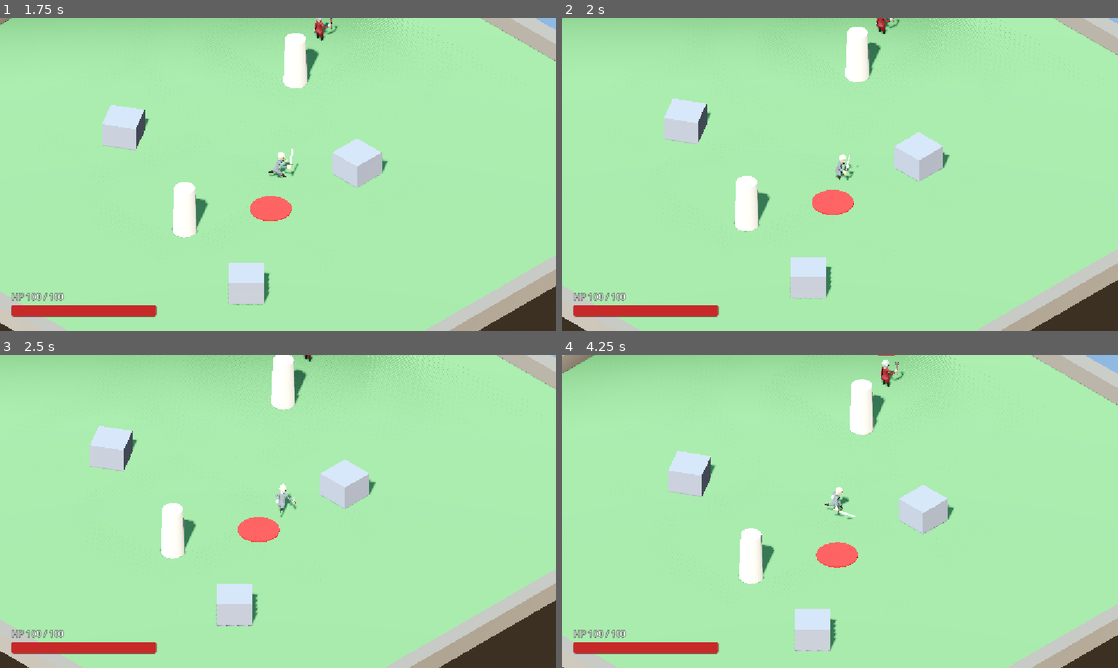
Above: before the commit, frames 1-4 (two rows, left to right).
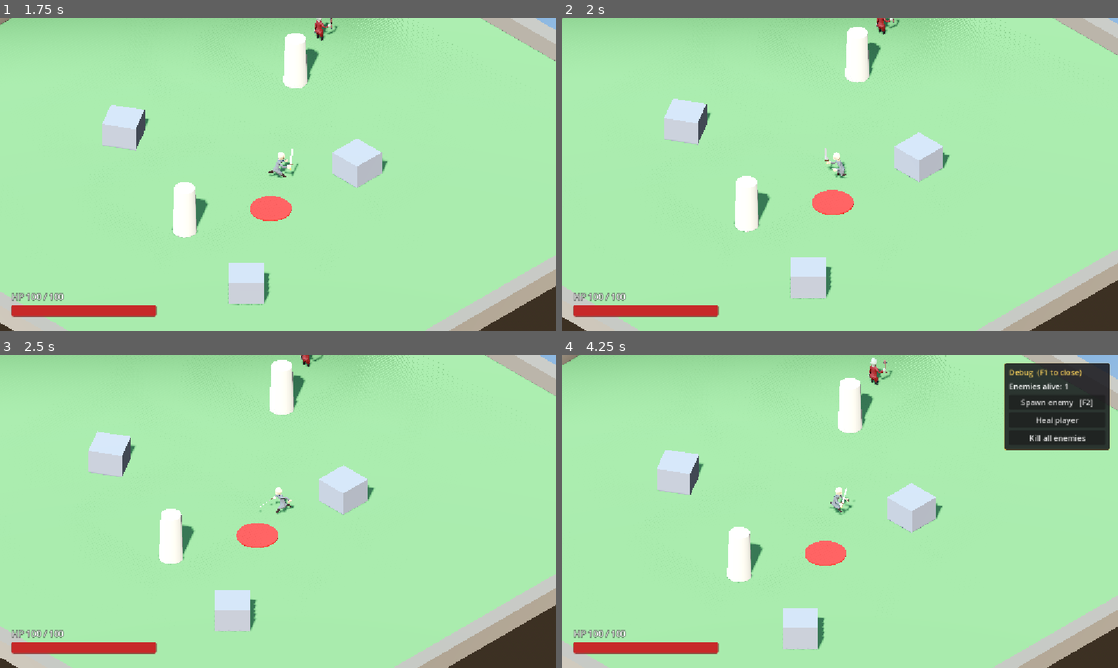
Above: after the commit, the same moments.

Repository: alexrlcz/AetherRPG
Game: Godot game, scene res://scenes/main/main.tscn
Same seed, same stepped clock (60 frames per second), same inputs: the game is played once before the commit and once after it.
Inputs (mouse positions are in pixels of both pictures, inside the frame that each line leads up to):
- Up to frame 1 (1.75 s): tap Enter at 0.5 s; move the mouse to (400, 158) at 0.52 s; press the mouse at (400, 158) at 0.53 s; hold D (move_right) 0.53-1.28 s; move the mouse to (166, 190) at 1.27 s; release the mouse at (166, 190) at 1.28 s; hold S (move_back) from 1.28 s (still down); right-click (166, 190) at 1.35 s; click (166, 190) at 1.55 s
- Up to frame 2 (2 s): keep holding S (move_back)
- Up to frame 3 (2.5 s): move the mouse to (333, 442) at 2.02 s; release S (move_back) at 2.03 s; press the mouse at (333, 442) at 2.03 s; hold D (move_right) from 2.03 s (still down)
- Up to frame 4 (4.25 s): move the mouse to (812, 574) at 2.77 s; release D (move_right) at 2.78 s; release the mouse at (812, 574) at 2.78 s; hold W (move_forward) 2.78-3.53 s; tap Mouse wheel up (zoom_in) at 2.85 s; click (812, 574) at 3.05 s; move the mouse to (1006, 558) at 3.52 s; hold A (move_left) from 3.53 s (still down); hold Mouse wheel down (zoom_out) from 3.53 s (still down); click (1006, 558) at 3.8 s; tap F1 (debug_menu, bound only after the commit) at 4.15 s

Frame 1 is identical in both runs. In frame 2, 0.3% of the frame differs, in the area x 0-100%, y 0-100%; in frame 3, 4.7%; in frame 4, 12%.

Commit message:
Add combat feedback, restart flow and debug enemy spawning
- DamageNumbers: floating billboard numbers on damage (player red, enemies white)
- HitFlashComponent: brief white material overlay on hit
- HUD restart hint; main.gd reloads the level on R after a 1 s delay
- EnemySpawner: random ground-level navmesh points away from the player
- Debug menu (debug builds only): F1 panel with spawn / heal / kill all,
  F2 quick spawn
- Attack input is event-based so UI clicks don't swing; presses are queued
  so short clicks and mid-swing clicks are not lost
- Update docs/architecture.md

Co-Authored-By: Claude Opus 5.5 <noreply@anthropic.com>

Diff:
--- a/project.godot
+++ b/project.godot
@@ -56,6 +56,21 @@
 "events": [Object(InputEventMouseButton,"resource_local_to_scene":false,"resource_name":"","device":-1,"window_id":0,"a …(253 unchanged characters)…
 ]
 }
+restart={
+"deadzone": 0.2,
+"events": [Object(InputEventKey,"resource_local_to_scene":false,"resource_name":"","device":-1,"window_id":0,"alt_pressed":false,"shift_pressed":false,"ctrl_pressed":false,"meta_pressed":false,"pressed":false,"keycode":0,"physical_keycode":82,"key_label":0,"unicode":0,"location":0,"echo":false,"script":null)
+]
+}
+debug_menu={
+"deadzone": 0.2,
+"events": [Object(InputEventKey,"resource_local_to_scene":false,"resource_name":"","device":-1,"window_id":0,"alt_pressed":false,"shift_pressed":false,"ctrl_pressed":false,"meta_pressed":false,"pressed":false,"keycode":0,"physical_keycode":4194332,"key_label":0,"unicode":0,"location":0,"echo":false,"script":null)
+]
+}
+debug_spawn_enemy={
+"deadzone": 0.2,
+"events": [Object(InputEventKey,"resource_local_to_scene":false,"resource_name":"","device":-1,"window_id":0,"alt_pressed":false,"shift_pressed":false,"ctrl_pressed":false,"meta_pressed":false,"pressed":false,"keycode":0,"physical_keycode":4194333,"key_label":0,"unicode":0,"location":0,"echo":false,"script":null)
+]
+}
 zoom_in={
 "deadzone": 0.2,
 "events": [Object(InputEventMouseButton,"resource_local_to_scene":false,"resource_name":"","device":-1,"window_id":0,"a …(253 unchanged characters)…
--- /dev/null
+++ b/scenes/debug/debug_menu.tscn
@@ -0,0 +1,58 @@
+[gd_scene format=3]
+
+[ext_resource type="Script" path="res://scripts/debug/debug_menu.gd" id="1_debug"]
+
+[sub_resource type="StyleBoxFlat" id="Style_panel"]
+bg_color = Color(0.08, 0.08, 0.1, 0.85)
+border_width_left = 1
+border_width_top = 1
+border_width_right = 1
+border_width_bottom = 1
+border_color = Color(0.9, 0.75, 0.3, 0.6)
+corner_radius_top_left = 4
+corner_radius_top_right = 4
+corner_radius_bottom_right = 4
+corner_radius_bottom_left = 4
+content_margin_left = 10.0
+content_margin_top = 8.0
+content_margin_right = 10.0
+content_margin_bottom = 10.0
+
+[node name="DebugMenu" type="CanvasLayer"]
+layer = 10
+script = ExtResource("1_debug")
+
+[node name="Panel" type="PanelContainer" parent="."]
+unique_name_in_owner = true
+anchors_preset = 1
+anchor_left = 1.0
+anchor_right = 1.0
+offset_left = -236.0
+offset_top = 16.0
+offset_right = -16.0
+offset_bottom = 176.0
+grow_horizontal = 0
+theme_override_styles/panel = SubResource("Style_panel")
+
+[node name="VBox" type="VBoxContainer" parent="Panel"]
+theme_override_constants/separation = 6
+
+[node name="Title" type="Label" parent="Panel/VBox"]
+theme_override_colors/font_color = Color(0.95, 0.8, 0.35, 1)
+text = "Debug  (F1 to close)"
+
+[node name="EnemyCount" type="Label" parent="Panel/VBox"]
+unique_name_in_owner = true
+text = "Enemies alive: 0"
+
+[node name="SpawnButton" type="Button" parent="Panel/VBox"]
+unique_name_in_owner = true
+text = "Spawn enemy   [F2]"
+
+[node name="HealButton" type="Button" parent="Panel/VBox"]
+unique_name_in_owner = true
+text = "Heal player"
+
+[node name="KillButton" type="Button" parent="Panel/VBox"]
+unique_name_in_owner = true
+text = "Kill all enemies"
--- a/scenes/enemies/enemy_knight.tscn
+++ b/scenes/enemies/enemy_knight.tscn
@@ -10,6 +10,8 @@
 [ext_resource type="Shader" path="res://shaders/billboard_bar.gdshader" id="8_bar_shader"]
 [ext_resource type="PackedScene" path="res://scenes/characters/knight_rig.tscn" id="9_knight"]
 [ext_resource type="Script" path="res://scripts/characters/ragdoll_component.gd" id="20_ragdoll"]
+[ext_resource type="Script" path="res://scripts/ui/damage_numbers.gd" id="21_numbers"]
+[ext_resource type="Script" path="res://scripts/components/hit_flash_component.gd" id="22_flash"]
 [ext_resource type="PackedScene" path="res://assets/equipment/Club.fbx" id="10_club"]
 [ext_resource type="Script" path="res://scripts/components/melee_attack_component.gd" id="11_melee"]
 
@@ -143,3 +145,14 @@
 animation_player = NodePath("../Visual/Model/AnimationPlayer")
 body = NodePath("..")
 limb_follow = NodePath("../Visual/Model/HumanArmature/Skeleton3D/RagdollLimbFollow")
+
+[node name="DamageNumbers" type="Node3D" parent="." node_paths=PackedStringArray("health")]
+transform = Transform3D(1, 0, 0, 0, 1, 0, 0, 0, 1, 0, 2.4, 0)
+script = ExtResource("21_numbers")
+health = NodePath("../HealthComponent")
+color = Color(1, 0.95, 0.85, 1)
+
+[node name="HitFlash" type="Node" parent="." node_paths=PackedStringArray("health", "meshes")]
+script = ExtResource("22_flash")
+health = NodePath("../HealthComponent")
+meshes = [NodePath("../Visual/Model/HumanArmature/Skeleton3D/Knight")]
--- a/scenes/main/main.tscn
+++ b/scenes/main/main.tscn
@@ -5,8 +5,13 @@
 [ext_resource type="PackedScene" path="res://scenes/camera/iso_camera_rig.tscn" id="3_camera"]
 [ext_resource type="PackedScene" path="res://scenes/ui/hud.tscn" id="4_hud"]
 [ext_resource type="PackedScene" path="res://scenes/enemies/enemy_knight.tscn" id="5_enemy"]
+[ext_resource type="Script" path="res://scripts/main/main.gd" id="6_main"]
+[ext_resource type="Script" path="res://scripts/world/enemy_spawner.gd" id="7_spawner"]
+[ext_resource type="PackedScene" path="res://scenes/debug/debug_menu.tscn" id="8_debug"]
 
-[node name="Main" type="Node3D"]
+[node name="Main" type="Node3D" node_paths=PackedStringArray("player")]
+script = ExtResource("6_main")
+player = NodePath("Player")
 
 [node name="TestArena" parent="." instance=ExtResource("1_arena")]
 
@@ -22,3 +27,14 @@
 
 [node name="HUD" parent="." node_paths=PackedStringArray("player_health") instance=ExtResource("4_hud")]
 player_health = NodePath("../Player/HealthComponent")
+
+[node name="EnemySpawner" type="Node" parent="." node_paths=PackedStringArray("container", "avoid")]
+script = ExtResource("7_spawner")
+enemy_scene = ExtResource("5_enemy")
+container = NodePath("../Enemies")
+avoid = NodePath("../Player")
+
+[node name="DebugMenu" parent="." node_paths=PackedStringArray("spawner", "player_health", "enemies") instance=ExtResource("8_debug")]
+spawner = NodePath("../EnemySpawner")
+player_health = NodePath("../Player/HealthComponent")
+enemies = NodePath("../Enemies")
--- a/scenes/player/player.tscn
+++ b/scenes/player/player.tscn
@@ -5,6 +5,8 @@
 [ext_resource type="Script" path="res://scripts/components/hurtbox_component.gd" id="3_hurtbox"]
 [ext_resource type="PackedScene" path="res://scenes/characters/knight_rig.tscn" id="4_knight"]
 [ext_resource type="Script" path="res://scripts/characters/ragdoll_component.gd" id="20_ragdoll"]
+[ext_resource type="Script" path="res://scripts/ui/damage_numbers.gd" id="21_numbers"]
+[ext_resource type="Script" path="res://scripts/components/hit_flash_component.gd" id="22_flash"]
 [ext_resource type="PackedScene" path="res://assets/equipment/Sword.fbx" id="5_sword"]
 [ext_resource type="Script" path="res://scripts/characters/character_animator.gd" id="6_anim"]
 [ext_resource type="Script" path="res://scripts/components/hitbox_component.gd" id="7_hitbox"]
@@ -86,3 +88,14 @@
 animation_player = NodePath("../Visual/Model/AnimationPlayer")
 body = NodePath("..")
 limb_follow = NodePath("../Visual/Model/HumanArmature/Skeleton3D/RagdollLimbFollow")
+
+[node name="DamageNumbers" type="Node3D" parent="." node_paths=PackedStringArray("health")]
+transform = Transform3D(1, 0, 0, 0, 1, 0, 0, 0, 1, 0, 2.4, 0)
+script = ExtResource("21_numbers")
+health = NodePath("../HealthComponent")
+color = Color(1, 0.3, 0.25, 1)
+
+[node name="HitFlash" type="Node" parent="." node_paths=PackedStringArray("health", "meshes")]
+script = ExtResource("22_flash")
+health = NodePath("../HealthComponent")
+meshes = [NodePath("../Visual/Model/HumanArmature/Skeleton3D/Knight")]
--- a/scenes/ui/hud.tscn
+++ b/scenes/ui/hud.tscn
@@ -71,3 +71,25 @@
 text = "Defeated"
 horizontal_alignment = 1
 vertical_alignment = 1
+
+[node name="RestartHint" type="Label" parent="."]
+unique_name_in_owner = true
+visible = false
+anchors_preset = 8
+anchor_left = 0.5
+anchor_top = 0.5
+anchor_right = 0.5
+anchor_bottom = 0.5
+offset_left = -300.0
+offset_top = 50.0
+offset_right = 300.0
+offset_bottom = 90.0
+grow_horizontal = 2
+grow_vertical = 2
+theme_override_colors/font_color = Color(1, 1, 1, 1)
+theme_override_colors/font_outline_color = Color(0, 0, 0, 1)
+theme_override_constants/outline_size = 6
+theme_override_font_sizes/font_size = 22
+text = "Press R to try again"
+horizontal_alignment = 1
+vertical_alignment = 1
--- /dev/null
+++ b/scripts/components/hit_flash_component.gd
@@ -0,0 +1,45 @@
+class_name HitFlashComponent
+extends Node
+## Briefly tints a mesh when `health` takes damage, using an overlay material
+## so the mesh's own materials (and recolour overrides) are untouched.
+
+@export var health: HealthComponent
+@export var meshes: Array[GeometryInstance3D] = []
+@export var color: Color = Color(1, 1, 1, 0.7)
+@export var duration: float = 0.15
+
+var _material: StandardMaterial3D
+var _tween: Tween
+
+
+func _ready() -> void:
+	_material = StandardMaterial3D.new()
+	_material.shading_mode = BaseMaterial3D.SHADING_MODE_UNSHADED
+	_material.transparency = BaseMaterial3D.TRANSPARENCY_ALPHA
+	_material.albedo_color = Color(color, 0.0)
+	health.damaged.connect(_on_damaged)
+
+
+func _on_damaged(_amount: int, _source: Node) -> void:
+	flash()
+
+
+func flash() -> void:
+	for mesh in meshes:
+		mesh.material_overlay = _material
+	_material.albedo_color = color
+	if _tween:
+		_tween.kill()
+	_tween = create_tween()
+	_tween.tween_property(_material, "albedo_color:a", 0.0, duration)
+	_tween.tween_callback(_clear)
+
+
+## True while the overlay is visible (used by tests).
+func is_flashing() -> bool:
+	return _material.albedo_color.a > 0.0 and meshes.size() > 0 and meshes[0].material_overlay == _material
+
+
+func _clear() -> void:
+	for mesh in meshes:
+		mesh.material_overlay = null
--- /dev/null
+++ b/scripts/debug/debug_menu.gd
@@ -0,0 +1,58 @@
+class_name DebugMenu
+extends CanvasLayer
+## Developer tools, only present in debug builds (removed from release exports).
+## F1 toggles the panel; F2 spawns an enemy at a random walkable point.
+
+@export var spawner: EnemySpawner
+@export var player_health: HealthComponent
+## Node whose children are the enemies (counted / killed by the buttons).
+@export var enemies: Node
+
+@onready var _panel: Control = %Panel
+@onready var _count_label: Label = %EnemyCount
+
+
+func _ready() -> void:
+	if not OS.is_debug_build():
+		queue_free()
+		return
+	_panel.hide()
+	%SpawnButton.pressed.connect(spawn_enemy)
+	%HealButton.pressed.connect(heal_player)
+	%KillButton.pressed.connect(kill_all_enemies)
+
+
+func _unhandled_input(event: InputEvent) -> void:
+	if event.is_action_pressed("debug_menu"):
+		_panel.visible = not _panel.visible
+		get_viewport().set_input_as_handled()
+	elif event.is_action_pressed("debug_spawn_enemy"):
+		spawn_enemy()
+		get_viewport().set_input_as_handled()
+
+
+func _process(_delta: float) -> void:
+	if _panel.visible:
+		_count_label.text = "Enemies alive: %d" % _alive_enemies().size()
+
+
+func spawn_enemy() -> Node3D:
+	return spawner.spawn_random()
+
+
+func heal_player() -> void:
+	player_health.heal(player_health.max_health)
+
+
+func kill_all_enemies() -> void:
+	for health in _alive_enemies():
+		health.take_damage(health.current_health)
+
+
+func _alive_enemies() -> Array[HealthComponent]:
+	var result: Array[HealthComponent] = []
+	for enemy in enemies.get_children():
+		var health := enemy.get_node_or_null("HealthComponent") as HealthComponent
+		if health and not health.is_dead:
+			result.append(health)
+	return result
--- /dev/null
+++ b/scripts/main/main.gd
@@ -0,0 +1,33 @@
+extends Node3D
+## Top-level game flow for the prototype scene: restart after the player dies.
+
+@export var player: PlayerController
+## Seconds after death before "restart" is accepted (avoids accidental skips).
+@export var restart_delay: float = 1.0
+
+var _restart_allowed_at: float = INF
+
+
+func _ready() -> void:
+	player.health.died.connect(_on_player_died)
+
+
+func _unhandled_input(event: InputEvent) -> void:
+	if event.is_action_pressed("restart") and can_restart():
+		restart()
+
+
+func can_restart() -> bool:
+	return player.is_dead and _now() >= _restart_allowed_at
+
+
+func restart() -> void:
+	get_tree().reload_current_scene()
+
+
+func _on_player_died() -> void:
+	_restart_allowed_at = _now() + restart_delay
+
+
+static func _now() -> float:
+	return Time.get_ticks_msec() / 1000.0
--- a/scripts/player/player_controller.gd
+++ b/scripts/player/player_controller.gd
@@ -25,6 +25,11 @@
 
 var is_aiming: bool = false
 var is_dead: bool = false
+## Set from input events (not polled) so clicks consumed by UI don't attack.
+var _attack_held: bool = false
+## A press is remembered until an attack actually starts, so a click shorter
+## than a physics tick (or made mid-swing) is not lost.
+var _attack_queued: bool = false
 ## Horizontal unit vector the character is turning toward.
 var facing_direction: Vector3 = Vector3.FORWARD
 
@@ -44,7 +49,8 @@
 
 	_update_aim_state()
 
-	if melee and Input.is_action_pressed("attack") and not melee.is_busy():
+	if melee and (_attack_held or _attack_queued) and not melee.is_busy():
+		_attack_queued = false
 		_start_attack()
 	var attacking := melee != null and melee.is_busy()
 
@@ -67,6 +73,19 @@
 	move_and_slide()
 
 
+func _unhandled_input(event: InputEvent) -> void:
+	# Presses only arrive here if no UI control consumed them.
+	if event.is_action_pressed("attack"):
+		_attack_held = true
+		_attack_queued = true
+
+
+func _input(event: InputEvent) -> void:
+	# Releases are always seen, even over UI, so the attack never sticks.
+	if event.is_action_released("attack"):
+		_attack_held = false
+
+
 func _start_attack() -> void:
 	var aim_dir := get_aim_direction_at(get_viewport().get_mouse_position())
 	if aim_dir != Vector3.ZERO:
@@ -77,6 +96,8 @@
 
 func _on_died() -> void:
 	is_dead = true
+	_attack_held = false
+	_attack_queued = false
 	# The body stays as an anchor but no longer blocks enemies.
 	collision_layer = 0
 	if melee:
--- /dev/null
+++ b/scripts/ui/damage_numbers.gd
@@ -0,0 +1,50 @@
+class_name DamageNumbers
+extends Node3D
+## Pops a floating number above its parent whenever `health` takes damage.
+## Place it at the height the numbers should appear (e.g. above the head).
+## Numbers are top-level, so they stay where they spawned while they float.
+
+@export var health: HealthComponent
+@export var color: Color = Color(1.0, 0.95, 0.85)
+@export var font_size: int = 48
+## World units per font pixel; 0.012 is ~0.6 m tall text.
+@export var pixel_size: float = 0.012
+@export var rise: float = 0.9
+@export var lifetime: float = 0.8
+## Random horizontal spread so consecutive numbers don't stack.
+@export var jitter: float = 0.3
+
+
+func _ready() -> void:
+	health.damaged.connect(_on_damaged)
+
+
+func _on_damaged(amount: int, _source: Node) -> void:
+	spawn(str(amount))
+
+
+## Spawns a floating label; returns it (used by tests).
+func spawn(text: String) -> Label3D:
+	var label := Label3D.new()
+	label.text = text
+	label.font_size = font_size
+	label.pixel_size = pixel_size
+	label.outline_size = 12
+	label.modulate = color
+	label.outline_modulate = Color(0, 0, 0, 0.9)
+	label.billboard = BaseMaterial3D.BILLBOARD_ENABLED
+	label.no_depth_test = true
+	label.render_priority = 10
+	label.outline_render_priority = 9
+	label.top_level = true
+	add_child(label)
+	var start := global_position + Vector3(randf_range(-jitter, jitter), 0.0, randf_range(-jitter, jitter))
+	label.global_position = start
+
+	var tween := label.create_tween().set_parallel()
+	tween.tween_property(label, "global_position", start + Vector3.UP * rise, lifetime) \
+		.set_trans(Tween.TRANS_CUBIC).set_ease(Tween.EASE_OUT)
+	tween.tween_property(label, "modulate:a", 0.0, lifetime * 0.5).set_delay(lifetime * 0.5)
+	tween.tween_property(label, "outline_modulate:a", 0.0, lifetime * 0.5).set_delay(lifetime * 0.5)
+	tween.chain().tween_callback(label.queue_free)
+	return label
--- a/scripts/ui/hud.gd
+++ b/scripts/ui/hud.gd
@@ -7,10 +7,12 @@
 @onready var _health_bar: ProgressBar = %HealthBar
 @onready var _health_label: Label = %HealthLabel
 @onready var _defeated_label: Label = %DefeatedLabel
+@onready var _restart_hint: Label = %RestartHint
 
 
 func _ready() -> void:
 	_defeated_label.hide()
+	_restart_hint.hide()
 	if player_health:
 		bind_player_health(player_health)
 
@@ -27,7 +29,9 @@
 	_health_bar.value = current
 	_health_label.text = "HP %d / %d" % [current, maximum]
 	_defeated_label.visible = current <= 0
+	_restart_hint.visible = current <= 0
 
 
 func _on_player_died() -> void:
 	_defeated_label.show()
+	_restart_hint.show()
--- /dev/null
+++ b/scripts/world/enemy_spawner.gd
@@ -0,0 +1,46 @@
+class_name EnemySpawner
+extends Node
+## Spawns enemy scenes at random walkable points on the navigation map.
+## Used by the debug menu now; intended for real spawn logic later.
+
+signal enemy_spawned(enemy: Node3D)
+
+@export var enemy_scene: PackedScene
+## Spawned enemies are added here.
+@export var container: Node3D
+## Keep spawns at least `min_distance` away from this node (usually the player).
+@export var avoid: Node3D
+@export var min_distance: float = 6.0
+## Navmesh points higher than this are rejected (tops of rocks/pillars).
+@export var max_spawn_height: float = 0.75
+@export var max_attempts: int = 30
+
+
+## Spawns one enemy; returns it, or null if no valid point was found.
+func spawn_random() -> Node3D:
+	var point: Variant = find_spawn_point()
+	if point == null:
+		push_warning("EnemySpawner: no valid spawn point found")
+		return null
+	var enemy := enemy_scene.instantiate() as Node3D
+	# Set the transform before add_child: enemies record their home (spawn
+	# point) and facing in _ready(). Face a random direction.
+	enemy.position = container.to_local(point)
+	enemy.rotation.y = randf() * TAU
+	container.add_child(enemy)
+	enemy_spawned.emit(enemy)
+	return enemy
+
+
+## Returns a random ground-level navmesh point (Vector3) or null.
+func find_spawn_point() -> Variant:
+	var map := container.get_world_3d().navigation_map
+	for i in max_attempts:
+		var p := NavigationServer3D.map_get_random_point(map, 1, true)
+		if p.y > max_spawn_height:
+			continue
+		if avoid and Vector2(p.x - avoid.global_position.x, p.z - avoid.global_position.z).length() < min_distance:
+			continue
+		# The navmesh floats ~0.5 m above the floor; spawn on the floor.
+		return Vector3(p.x, 0.0, p.z)
+	return null
Not shown, added: scripts/components/hit_flash_component.gd.uid
Not shown, added: scripts/debug/debug_menu.gd.uid
Not shown, added: scripts/main/main.gd.uid
Not shown, added: scripts/ui/damage_numbers.gd.uid
Not shown, added: scripts/world/enemy_spawner.gd.uid
Not shown, changed: docs/architecture.md
